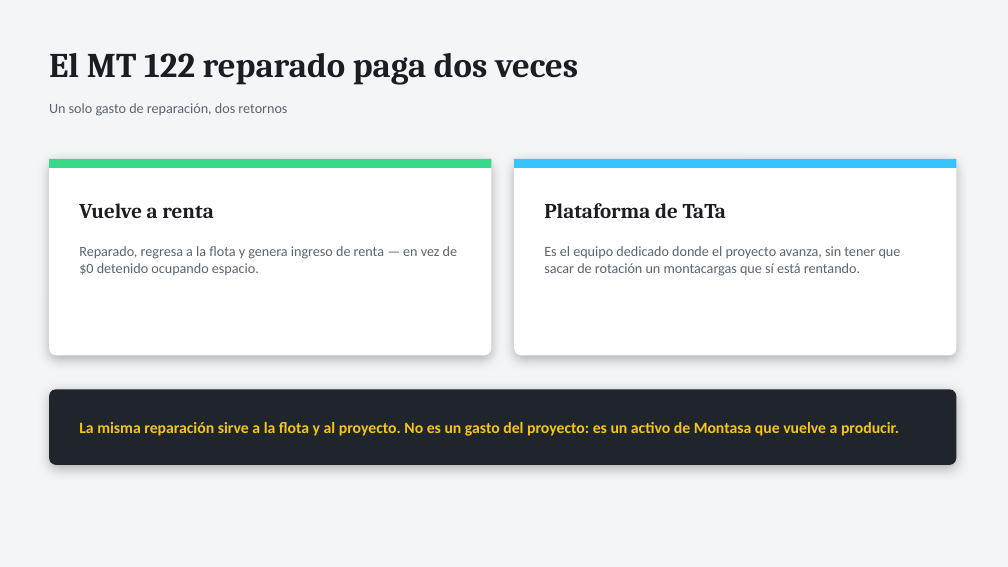
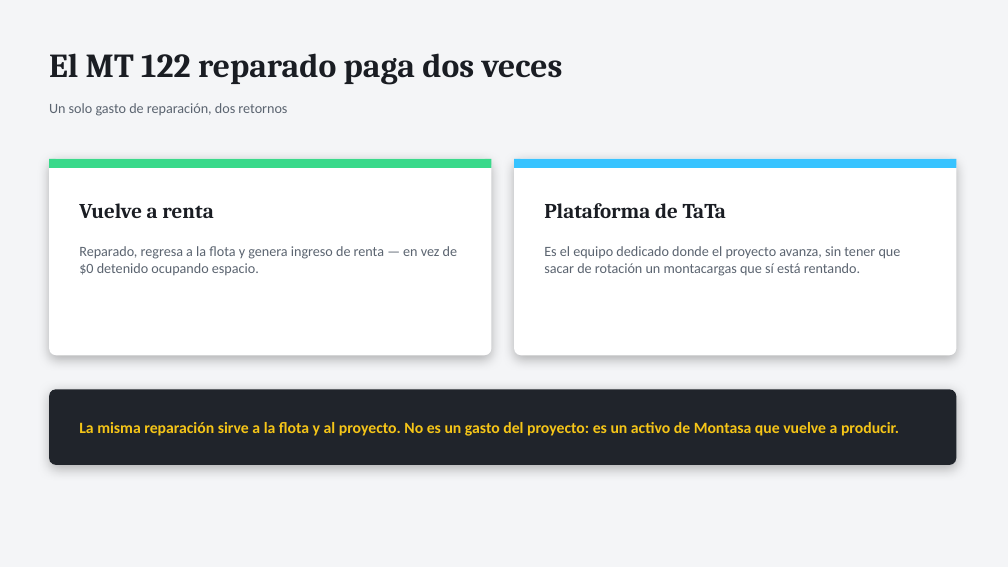
Before and after one commit to Rodzilla-TheCreator/tata, a slide deck: slide 12 of presentaciones/TaTa_Estado_y_Pedido_Omar.pptx (slide 8 before the commit). Drawn at 1008x567 pixels with LibreOffice and Linux fonts; fonts in the diff are those of the drawing. Boxes give left, top, right and bottom in pixels: in the first picture for what was removed or moved away, otherwise in the second. Text is boxed around its words. In the diff, an @@ line names an element or a change of style, - is before the commit and + after.

```diff
--- a/presentaciones/TaTa_Estado_y_Pedido_Omar.pptx
+++ b/presentaciones/TaTa_Estado_y_Pedido_Omar.pptx
@@ text "El MT 122 reparado paga ..." at box(49, 53, 563, 85): size 33 to 32 pt @@
```
Also in this commit, not shown: 8 other slides changed, 8 slides added, 3 slides removed, 2 other files.
